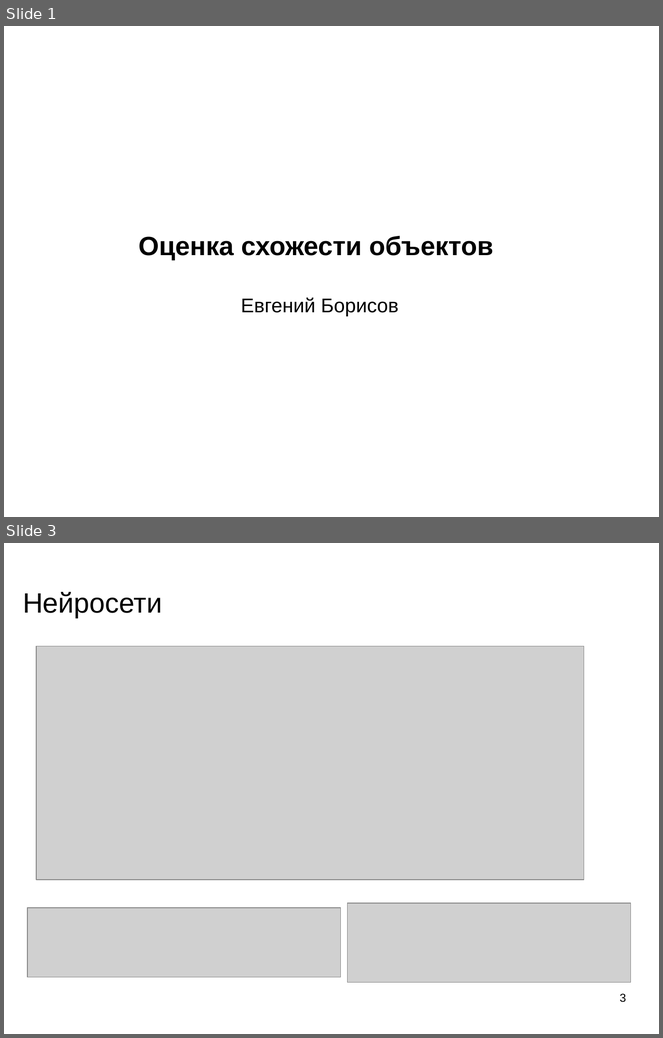
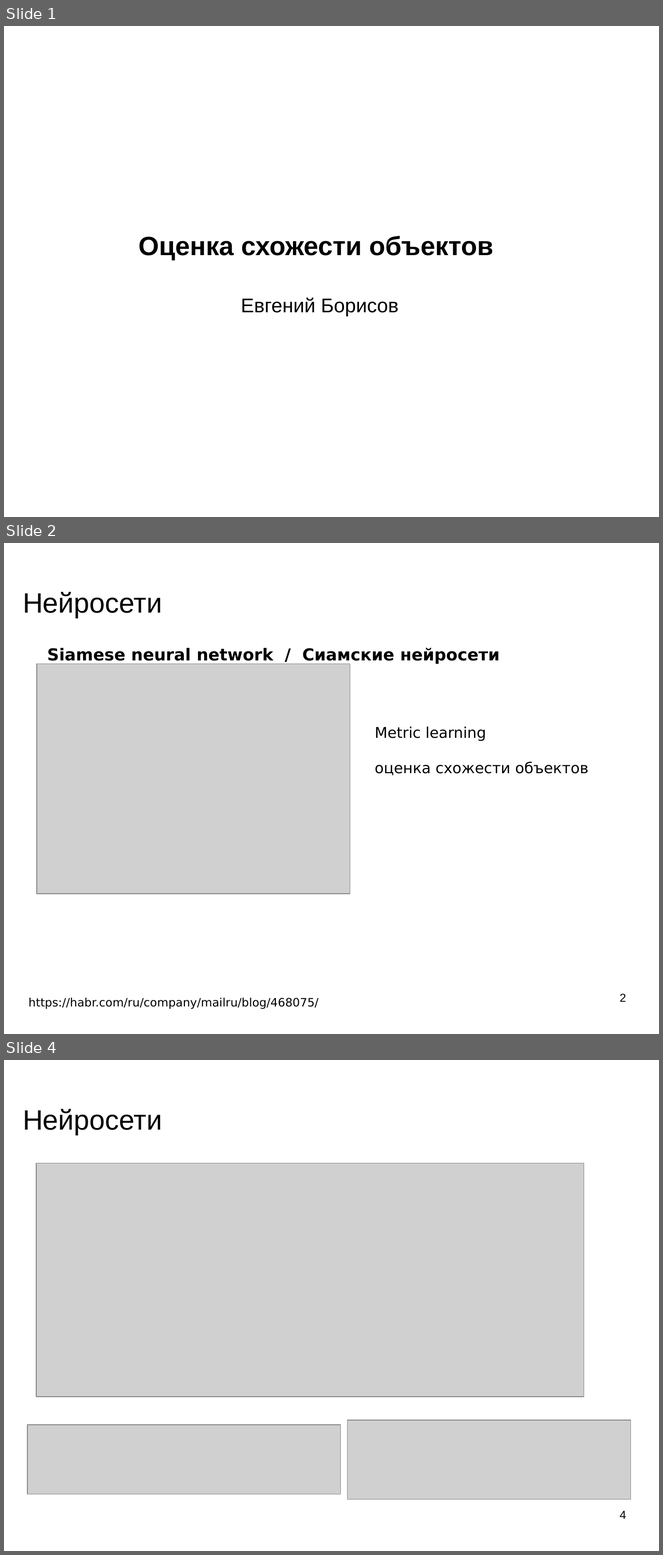
Before and after one commit to mechanoid5/ml_lectorium_legacy, a slide deck: 32-siamese.odp. Shown one above the other, each under a label of ours: slides 1 and 3 before the commit, slides 1, 2 and 4 after it; the slides between them are not shown. The pictures are 663x1038 and 663x1555 pixels, drawn with LibreOffice and Linux fonts; fonts in the diff are those of the drawing; grey boxes stand for pictures; background and template pictures are left out. Boxes give left, top, right and bottom in pixels: in the first picture for what was removed or moved away, otherwise in the second. Text is boxed around its words. In the diff, an @@ line names an element or a change of style, - is before the commit and + after.

```diff
--- a/32-siamese.odp
+++ b/32-siamese.odp
@@ slide 2 added at [4, 543, 659, 1034], background picture (left out) @@
@@ title added at [23, 592, 162, 618], 33.9 pt, text #000000 @@
+Нейросети
@@ text added at [47, 648, 500, 664], 20 pt, text #000000, bold @@
+Siamese neural network / Cиамские нейросети
@@ picture added at [37, 664, 351, 895] @@
@@ text added at [375, 727, 588, 775], 18 pt, text #000000 @@
+Metric learning
+оценка схожести объектов
@@ page number added at [620, 994, 626, 1002], 14 pt, text #000000 @@
+2
@@ text added at [28, 998, 319, 1009], 14 pt, text #000000 @@
+https://habr.com/ru/company/mailru/blog/468075/
@@ what was slide 3 is now slide 4 @@
@@ page number at [620, 1511, 626, 1519]: text changed @@
-3
+4
```
Also in this commit, not shown: 2 other slides added, 1 slide removed, 1 other file.
